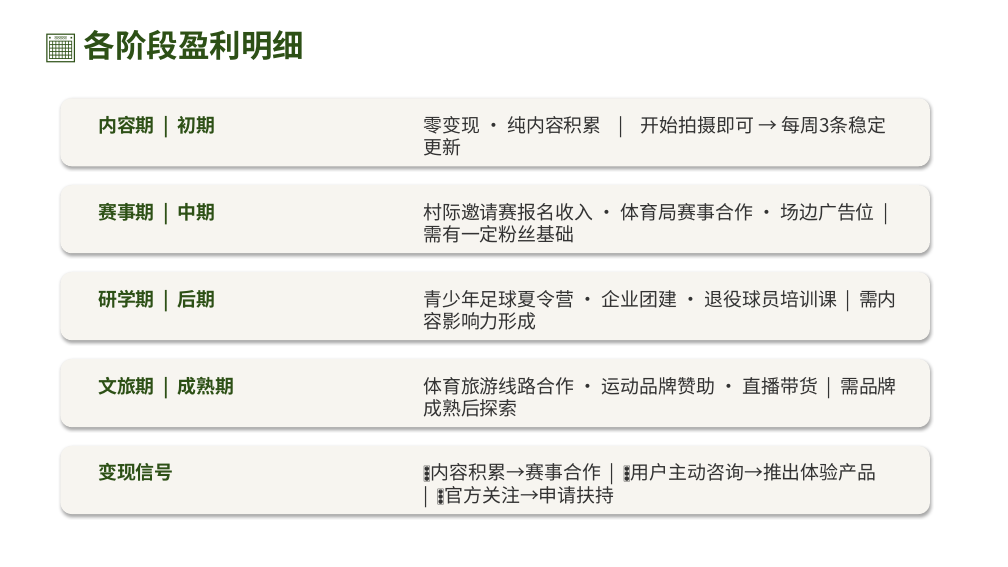
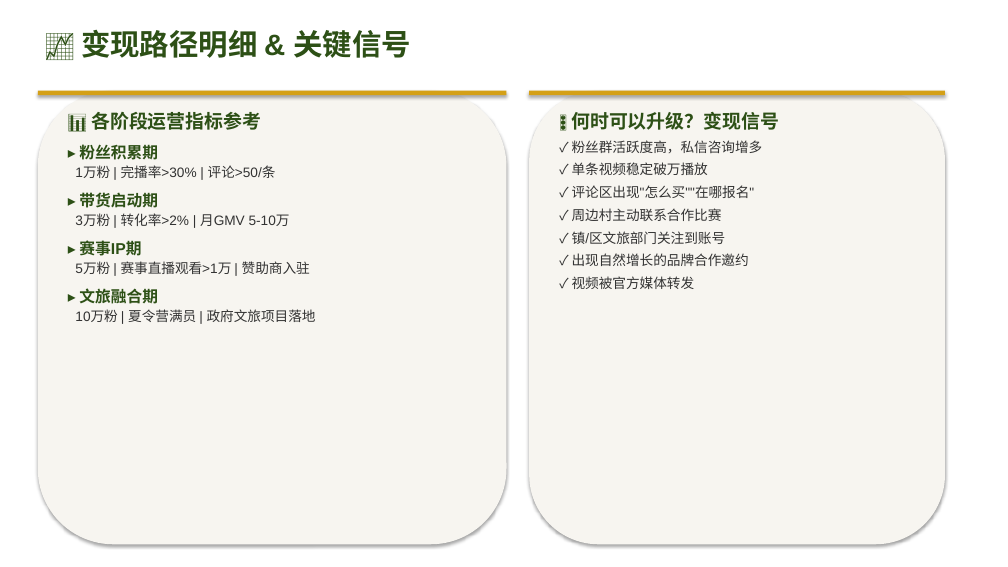
Before and after one commit to 975801846-star/workspace-outputs, a slide deck: slide 12 of tunjunying/plan_v2.pptx. Drawn at 1008x567 pixels with LibreOffice and Linux fonts; fonts in the diff are those of the drawing. Boxes give left, top, right and bottom in pixels: in the first picture for what was removed or moved away, otherwise in the second. Text is boxed around its words. In the diff, an @@ line names an element or a change of style, - is before the commit and + after.

```diff
--- a/tunjunying/plan_v2.pptx
+++ b/tunjunying/plan_v2.pptx
@@ text at bbox=[81, 30, 410, 58]: text changed; size 30 to 28 pt; font Noto Sans CJK SC to Arial @@
-📅 各阶段盈利明细
+📈 变现路径明细 & 关键信号
@@ rounded rectangle: place and size @@
-rounded rectangle at bbox=[60, 98, 930, 166]
+rounded rectangle at bbox=[38, 91, 507, 544]
@@ rectangle added at bbox=[38, 91, 507, 95], fill #D4A017 @@
@@ text added at bbox=[75, 112, 316, 322], 13 pt, text #333333 @@
+📊 各阶段运营指标参考
+▸ 粉丝积累期
+1万粉 | 完播率>30% | 评论>50/条
+▸ 带货启动期
+3万粉 | 转化率>2% | 月GMV 5-10万
+▸ 赛事IP期
+5万粉 | 赛事直播观看>1万 | 赞助商入驻
+▸ 文旅融合期
+10万粉 | 夏令营满员 | 政府文旅项目落地
@@ text removed at bbox=[98, 116, 216, 134] @@
-内容期 | 初期
@@ text removed at bbox=[423, 116, 887, 134] @@
-零变现 · 纯内容积累 | 开始拍摄即可 → 每周3条稳定更新
@@ rounded rectangle: place and size @@
-rounded rectangle at bbox=[60, 185, 930, 253]
+rounded rectangle at bbox=[529, 91, 945, 544]
@@ rectangle added at bbox=[529, 91, 945, 95], fill #D4A017 @@
@@ text added at bbox=[571, 112, 779, 289], 13 pt, text #333333 @@
+🚦 何时可以升级？变现信号
+✓ 粉丝群活跃度高，私信咨询增多
+✓ 单条视频稳定破万播放
+✓ 评论区出现"怎么买""在哪报名"
+✓ 周边村主动联系合作比赛
+✓ 镇/区文旅部门关注到账号
+✓ 出现自然增长的品牌合作邀约
+✓ 视频被官方媒体转发
@@ text removed at bbox=[98, 199, 216, 224] @@
-赛事期 | 中期
@@ text removed at bbox=[423, 203, 875, 243] @@
-村际邀请赛报名收入 · 体育局赛事合作 · 场边广告位 | 需有一定粉丝基础
@@ rounded rectangle removed at bbox=[60, 272, 930, 340] @@
@@ text removed at bbox=[98, 290, 216, 308] @@
-研学期 | 后期
@@ text removed at bbox=[423, 290, 897, 330] @@
-青少年足球夏令营 · 企业团建 · 退役球员培训课 | 需内容影响力形成
@@ rounded rectangle removed at bbox=[60, 359, 930, 427] @@
@@ text removed at bbox=[98, 377, 235, 395] @@
-文旅期 | 成熟期
@@ text removed at bbox=[423, 377, 897, 417] @@
-体育旅游线路合作 · 运动品牌赞助 · 直播带货 | 需品牌成熟后探索
@@ rounded rectangle removed at bbox=[60, 446, 930, 514] @@
@@ text removed at bbox=[98, 463, 174, 481] @@
-变现信号
@@ text removed at bbox=[431, 463, 876, 505] @@
-🚦内容积累→赛事合作 | 🚦用户主动咨询→推出体验产品 | 🚦官方关注→申请扶持
```
Also in this commit, not shown: 26 other slides changed, 1 slide added, 1 slide removed, 1 other file.
